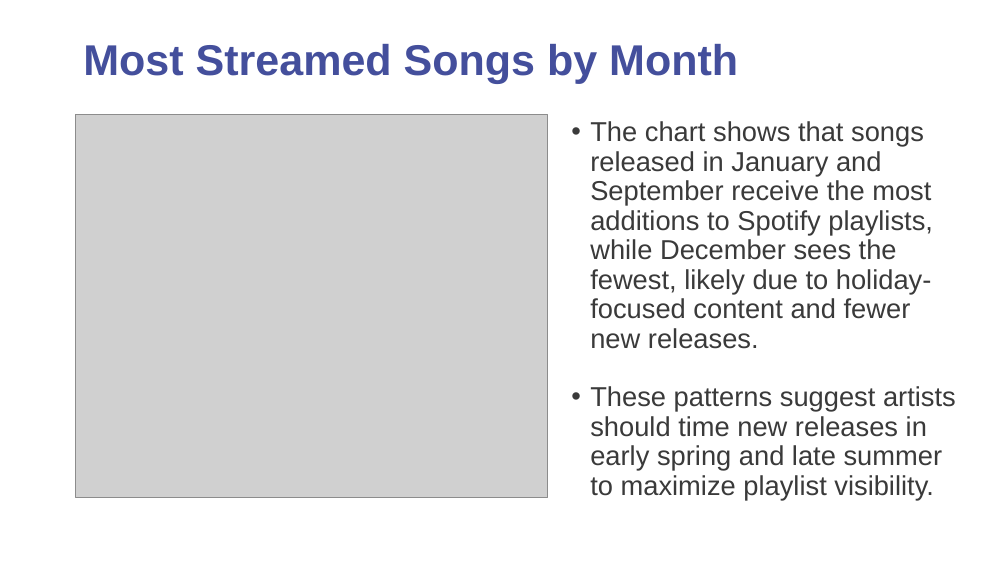
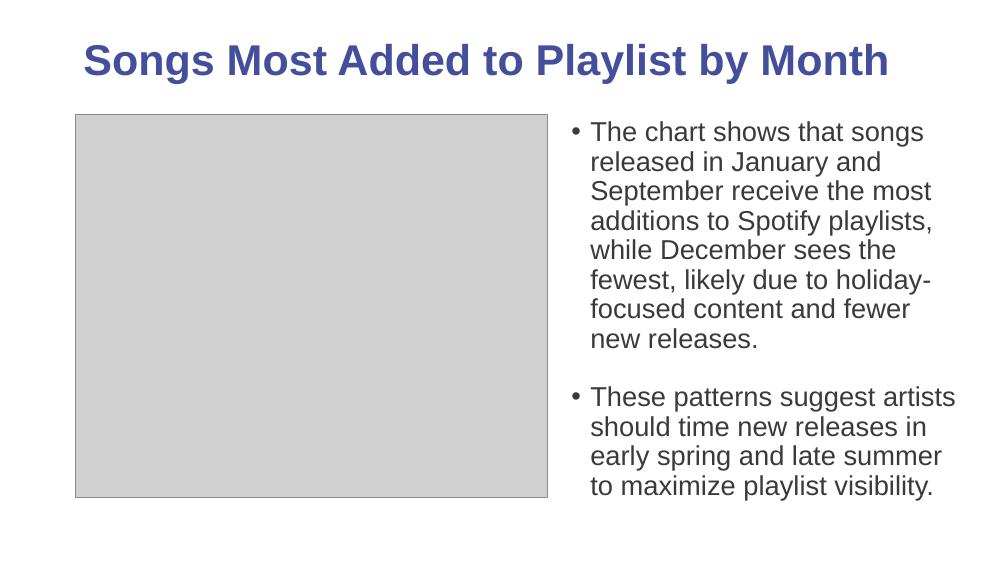
Before and after one commit to CSCI-1100/class_resources_public, a slide deck: slide 11 of downloads/digital_citizenship_audit_example.pptx. Drawn at 1008x567 pixels with LibreOffice and Linux fonts; fonts in the diff are those of the drawing; grey boxes stand for pictures; background and template pictures are left out. Boxes give left, top, right and bottom in pixels: in the first picture for what was removed or moved away, otherwise in the second. Text is boxed around its words. In the diff, an @@ line names an element or a change of style, - is before the commit and + after.

```diff
--- a/downloads/digital_citizenship_audit_example.pptx
+++ b/downloads/digital_citizenship_audit_example.pptx
@@ title at (83, 44, 889, 84): text changed @@
-Most Streamed Songs by Month
+Songs Most Added to Playlist by Month
```
Also in this commit, not shown: 12 other slides changed, 1 slide added, 2 other files.
